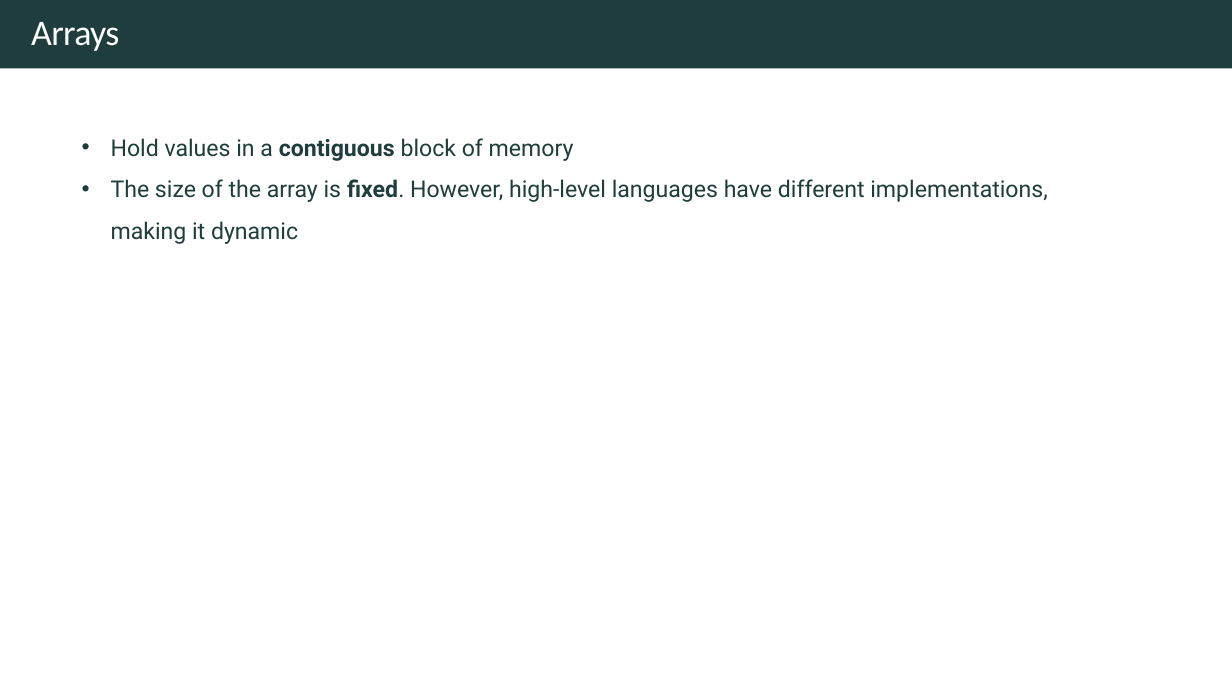
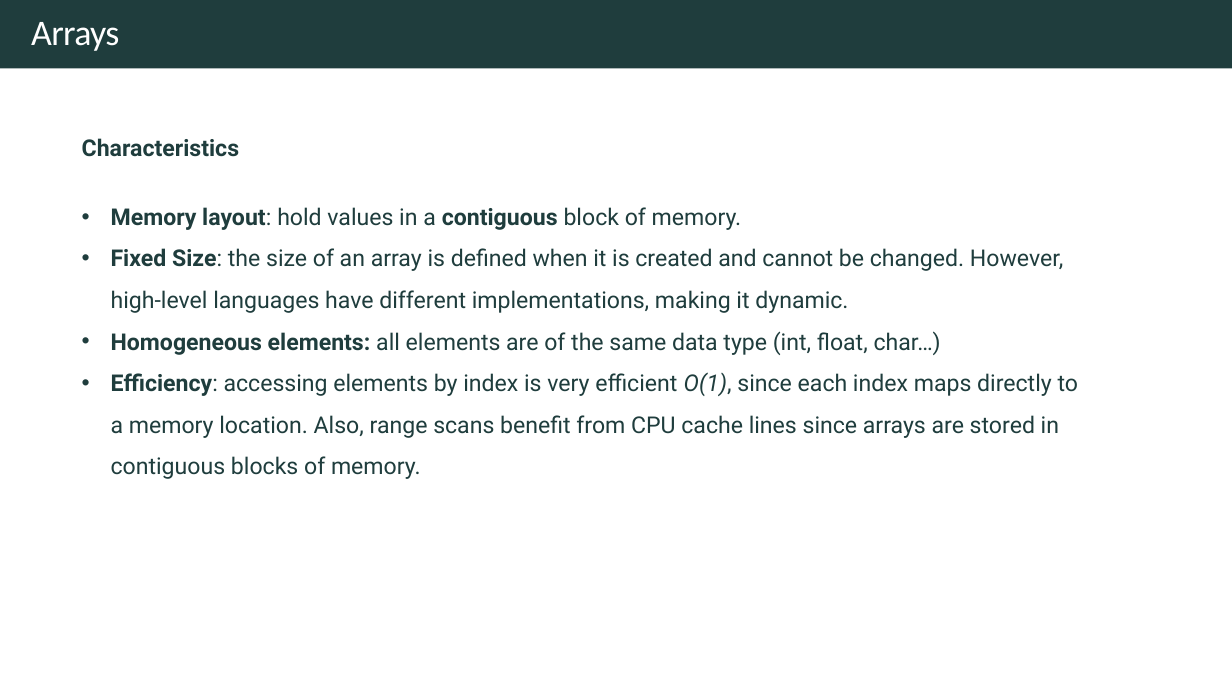
Before and after one commit to rfdavid/coding-interview-handbook-cpp, a slide deck: slide 6 of Algorithm and problem Solving Cheatsheet.pptm (slide 5 before the commit). Drawn at 1232x693 pixels with LibreOffice and Linux fonts; fonts in the diff are those of the drawing. Boxes give left, top, right and bottom in pixels: in the first picture for what was removed or moved away, otherwise in the second. Text is boxed around its words. In the diff, an @@ line names an element or a change of style, - is before the commit and + after.

```diff
--- a/Algorithm and problem Solving Cheatsheet.pptm
+++ b/Algorithm and problem Solving Cheatsheet.pptm
@@ text at bbox=[82, 138, 1078, 479]: text changed @@
-• Hold values in a contiguous block of memory
-• The size of the array is fixed. However, high-level languages have different implementations, making it dynamic
+Characteristics
+• Memory layout: hold values in a contiguous block of memory.
+• Fixed Size: the size of an array is defined when it is created and cannot be changed. However, high-level languages have different implementations, making it dynamic.
+• Homogeneous elements: all elements are of the same data type (int, float, char…)
+• Efficiency: accessing elements by index is very efficient O(1), since each index maps directly to a memory location. Also, range scans benefit from CPU cache lines since arrays are stored in contiguous blocks of memory.
```
Also in this commit, not shown: 3 other slides changed, 6 slides added, 10 other files.
